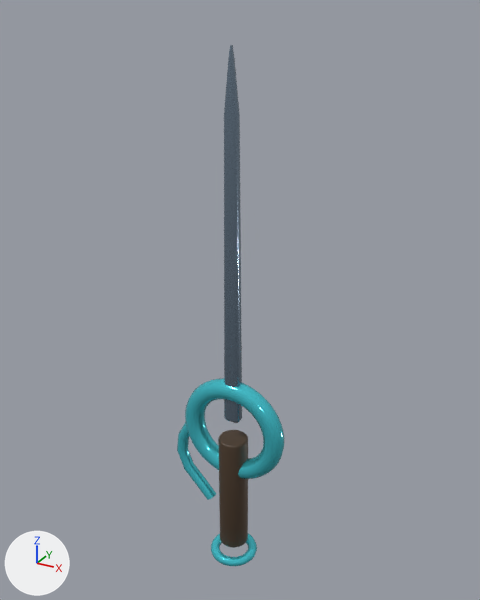
Renders of the glTF model public/models/gear/sword_v5.glb from each side of a commit.
Before and after are seen from a 50 mm lens placed at (2.56, -4.52, 3.57), pointed at (-0.01, 0.15, 1.23). Arrows for +X, +Y and +Z are at lower left; the lights stay in place. The picture after the commit comes second. Where no turn or scale is listed for an object, it has been applied to the vertices. Vertices at exactly the same position are counted once.

Script lines for the objects in view, before the commit:
```python
ob_grip_secondary = bpy.data.objects.new('GRIP_SECONDARY', me_cylinder_005)
ob_grip_secondary.location = (0.0, 0.0, -0.72)
ob_pommel_accent = bpy.data.objects.new('POMMEL_ACCENT', me_torus_012)
ob_pommel_accent.location = (0.0, 0.0, -1.45)
ob_rapier_blade_primary = bpy.data.objects.new('RAPIER_BLADE_PRIMARY', me_rapier_blade)
ob_rapier_blade_primary.location = (0.0, 0.0, 0.0)
ob_rapier_cup_guard_accent = bpy.data.objects.new('RAPIER_CUP_GUARD_ACCENT', me_torus_011)
ob_rapier_cup_guard_accent.location = (0.0, 0.0, -0.02)
ob_rapier_knuckle_bow_accent = bpy.data.objects.new('RAPIER_KNUCKLE_BOW_ACCENT', me_rapier_knuckle_bow)
ob_rapier_knuckle_bow_accent.location = (0.0, 0.0, 0.0)
```
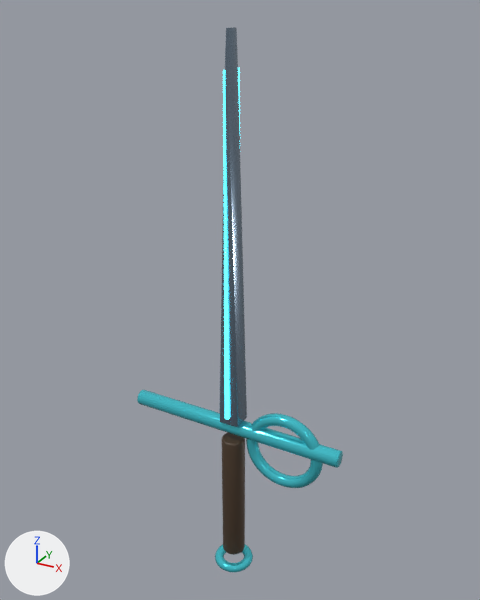
The edits, one by one:
Material 'DEEP_EMISSIVE' (mat_deep_emissive) is new.
Its base color is (0.03, 0.2, 0.26) (cyan #307c8b).
Its metallic is 0.22.
Its roughness is 0.12.
Its emission color is (0.08, 0.85, 1.0) (cyan #50edff).
Its emission strength is 2.4.
me_cylinder_005 is used by ob_grip_secondary; location (0.0, 0.0, -0.72).
me_cylinder_005 had 224 vertices, 444 faces and spanned x -0.14..0.14, y -0.14..0.14, z -0.61..0.61.
me_cylinder_005 now has 224 vertices, 444 faces and spans x -0.11..0.11, y -0.11..0.11, z -0.67..0.67.
me_cylinder_005 part 1: 224 of 224 vertices moved; they spanned x -0.14..0.14, y -0.14..0.14, z -0.61..0.61 and now span x -0.11..0.11, y -0.11..0.11, z -0.67..0.67; mean shift (0.0, 0.0, 0.0).
Mesh me_torus_011_1 is new.
It is a torus around y (ring radius 0.32, tube radius 0.055) spanning x -0.375..0.375, y -0.055..0.055, z -0.375..0.375.
It uses material mat_deep_accent (cyan #50ddeb).
Mesh me_cylinder_005_1 is new.
It has 192 vertices, 380 faces and spans x -1.05..1.05, y -0.08..0.08, z -0.08..0.08.
It uses material mat_deep_accent (cyan #50ddeb).
Mesh me_estoc_ridge is new.
It has 114 vertices, 224 faces and spans x -0.02..0.02, y -0.12..0.12, z 0.16..3.15.
It uses material mat_deep_emissive (cyan #307c8b, glowing cyan #50edff).
Mesh me_estoc_blade is new.
It has 114 vertices, 224 faces and spans x -0.1..0.1, y -0.1..0.1, z 0.08..3.44.
It uses material mat_deep_primary (greyish blue #8497aa).
Object 'RAPIER_BLADE_PRIMARY' (ob_rapier_blade_primary) is deleted.
Object 'RAPIER_CUP_GUARD_ACCENT' (ob_rapier_cup_guard_accent) is deleted.
Object 'RAPIER_KNUCKLE_BOW_ACCENT' (ob_rapier_knuckle_bow_accent) is deleted.
Object 'GRIP_SECONDARY' (ob_grip_secondary) moves from (0.0, 0.0, -0.72) to (0.0, 0.0, -0.78).
Object 'POMMEL_ACCENT' (ob_pommel_accent) moves from (0.0, 0.0, -1.45) to (0.0, 0.0, -1.57).
Object 'ESTOC_SIDE_RING_ACCENT' (ob_estoc_side_ring_accent) is new; it shows me_torus_011_1.
Its location is (0.52, 0.0, -0.08).
Object 'ESTOC_CROSSGUARD_ACCENT' (ob_estoc_crossguard_accent) is new; it shows me_cylinder_005_1.
Its location is (0.0, 0.0, 0.02).
Object 'ESTOC_RIDGE_EMISSIVE' (ob_estoc_ridge_emissive) is new; it shows me_estoc_ridge.
Its location is (0.0, 0.0, 0.0).
Object 'ESTOC_BLADE_PRIMARY' (ob_estoc_blade_primary) is new; it shows me_estoc_blade.
Its location is (0.0, 0.0, 0.0).

Pixel boxes (x1, y1, x2, y2) of what changed, in the pictures (480 x 600 px):
'ESTOC_BLADE_PRIMARY', added: after (219, 27, 247, 427)
'RAPIER_BLADE_PRIMARY', deleted: before (224, 45, 242, 423)
'RAPIER_CUP_GUARD_ACCENT', deleted (cyan): before (185, 378, 284, 479)
'GRIP_SECONDARY', reshaped, moved (23% narrower): before (218, 430, 248, 548); after (222, 433, 245, 555)
'ESTOC_CROSSGUARD_ACCENT', added (cyan): after (137, 390, 343, 468)
'ESTOC_SIDE_RING_ACCENT', added (cyan): after (246, 413, 323, 488)
'ESTOC_RIDGE_EMISSIVE', added (cyan): after (223, 67, 240, 420)
'POMMEL_ACCENT', moved: before (211, 534, 257, 566); after (215, 544, 253, 572)
'RAPIER_KNUCKLE_BOW_ACCENT', deleted (cyan): before (177, 422, 216, 500)
